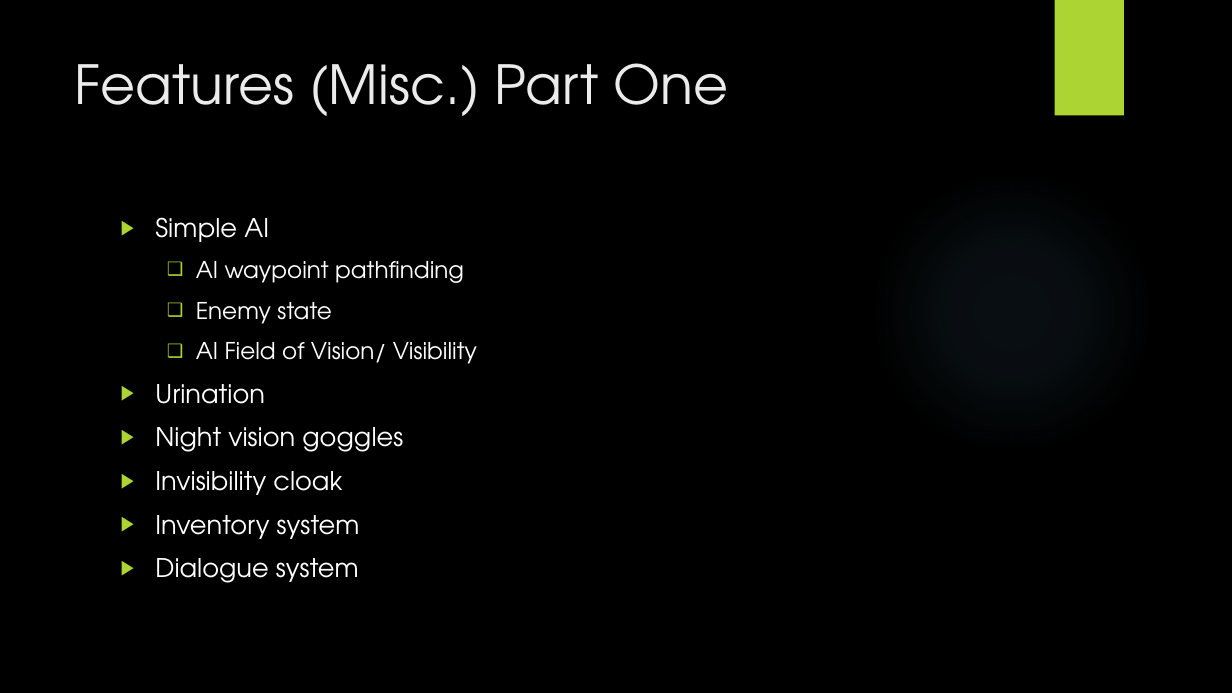
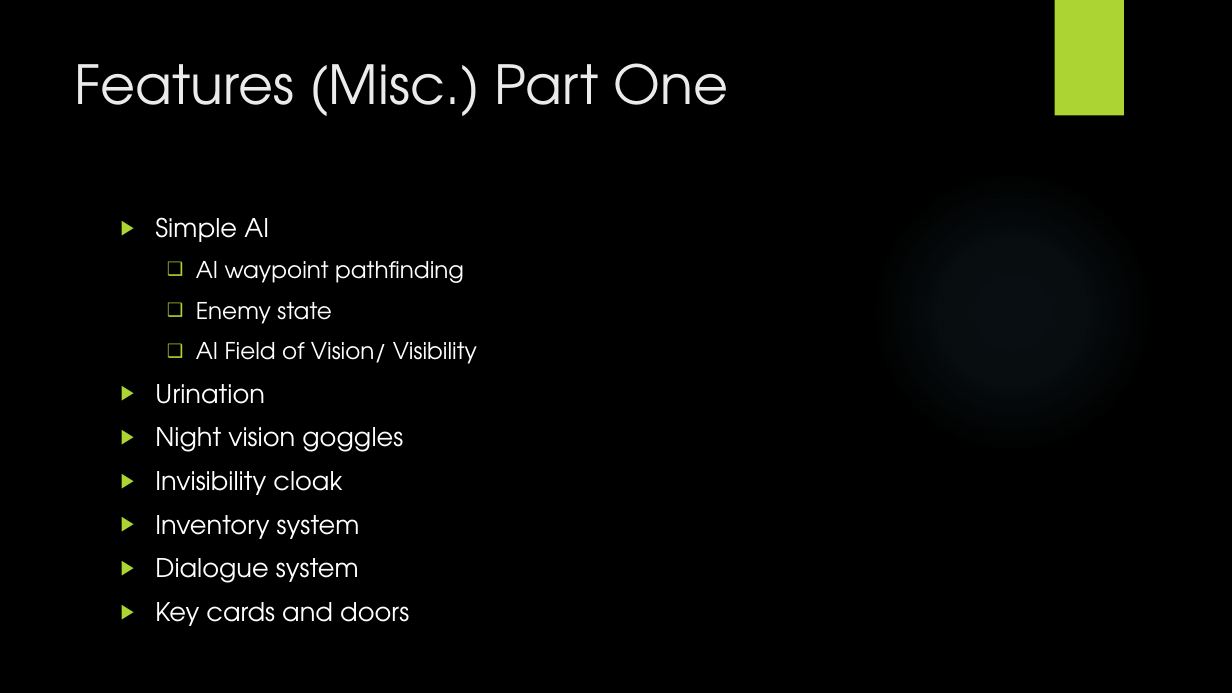
Before and after one commit to M4A1CID/Team-E-Studio-Project-3, a slide deck: slide 5 of State Penitentiary 3.pptx. Drawn at 1232x693 pixels with LibreOffice and Linux fonts; fonts in the diff are those of the drawing; background and template pictures are left out. Boxes give left, top, right and bottom in pixels: in the first picture for what was removed or moved away, otherwise in the second. Text is boxed around its words. In the diff, an @@ line names an element or a change of style, - is before the commit and + after.

```diff
--- a/State Penitentiary 3.pptx
+++ b/State Penitentiary 3.pptx
@@ text at [155,602,409,626]: paragraph added @@
+▶ Key cards and doors
```
Also in this commit, not shown: 1 other slide changed, 2 other files.
